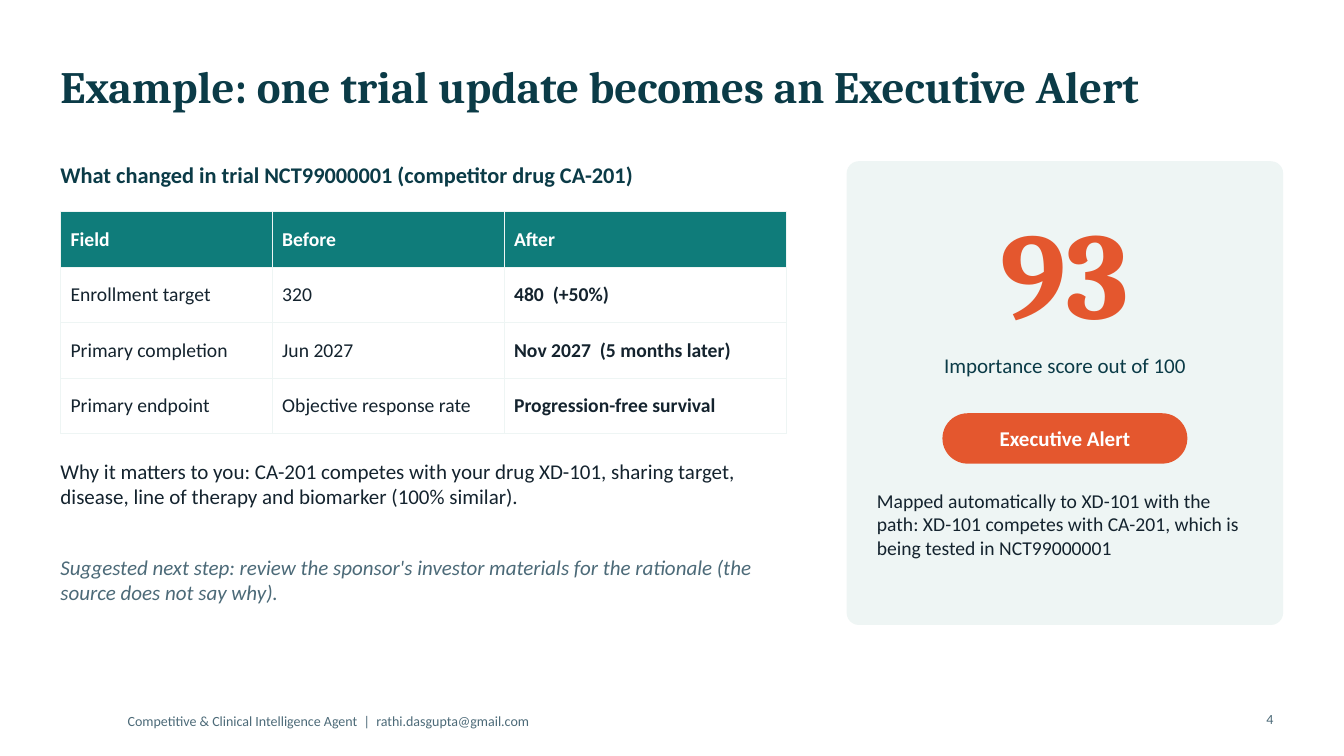
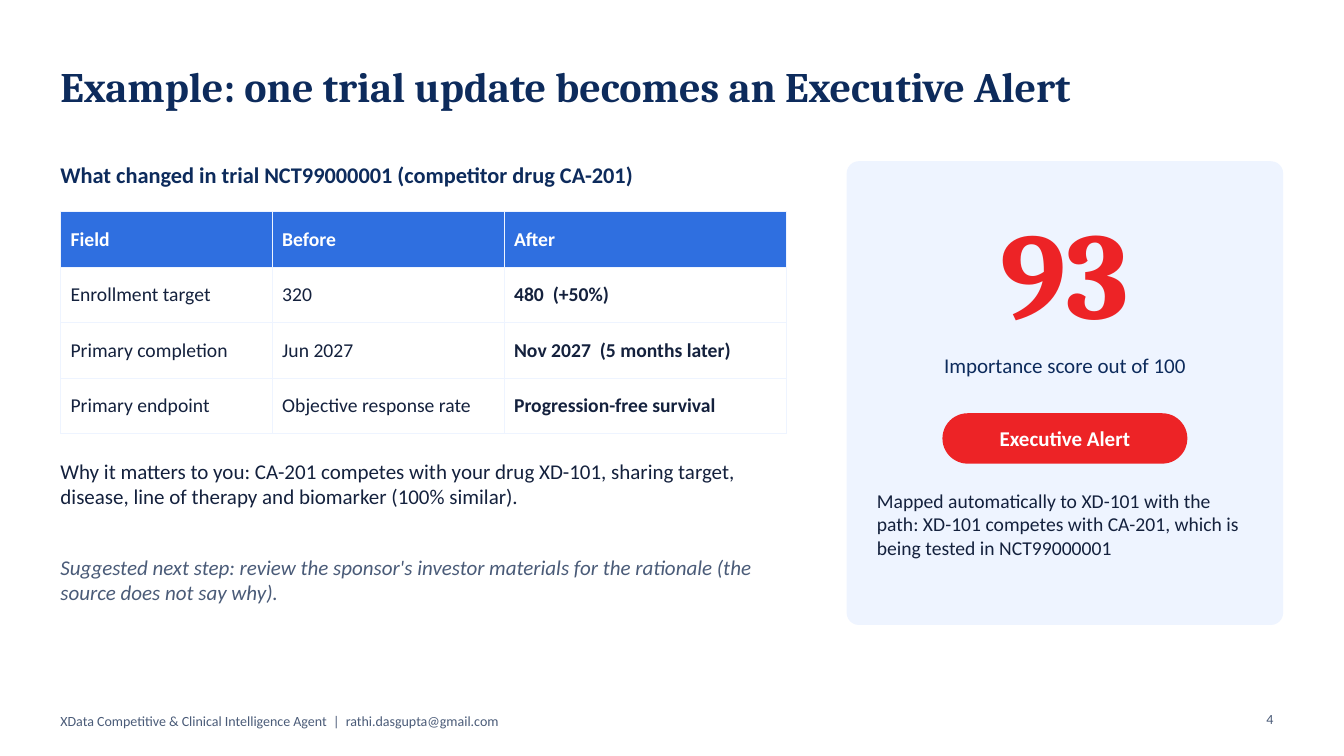
Before and after one commit to rathixdata/XData-Competitive-Clinical-Intelligence-Agent, a slide deck: slide 4 of docs/XData_CI_Agent_Overview.pptx. Drawn at 1344x756 pixels with LibreOffice and Linux fonts; fonts in the diff are those of the drawing; background and template pictures are left out. Boxes give left, top, right and bottom in pixels: in the first picture for what was removed or moved away, otherwise in the second. Text is boxed around its words. In the diff, an @@ line names an element or a change of style, - is before the commit and + after.

```diff
--- a/docs/XData_CI_Agent_Overview.pptx
+++ b/docs/XData_CI_Agent_Overview.pptx
@@ title "Example: one trial update becomes ..." at (60, 72, 1070, 111): size 32 to 30 pt, text colour #0B3B47 to #0D2B5C @@
@@ text "What changed in trial NCT99000001 ..." at (60, 166, 633, 187): text colour #0B3B47 to #0D2B5C @@
@@ rounded rectangle at (847, 161, 1284, 625): fill #EEF5F4 to #EEF4FF @@
@@ text "93" at (1001, 235, 1129, 320): text colour #E4572E to #ED2326 @@
@@ table at (60, 212, 786, 420) @@
@@ fill #0F7C7A to #2F6FE0 in row 1 @@
@@ text colour #14232E to #14213D in "Enrollment target", "320", "480 (+50%)", "Primary completion" and 5 more places @@
@@ borders changed @@
@@ text "Importance score out of 100" at (944, 358, 1186, 377): text colour #0B3B47 to #0D2B5C @@
@@ rounded rectangle at (943, 413, 1188, 464): fill #E4572E to #ED2326 @@
@@ text "Why it matters to you: ..." at (60, 464, 734, 508): text colour #14232E to #14213D @@
@@ text "Mapped automatically to XD-101 with ..." at (877, 494, 1238, 559): text colour #14232E to #14213D @@
@@ text "Suggested next step: review the ..." at (60, 560, 751, 604): text colour #4C6A78 to #4A5B78 @@
@@ text at (60, 716, 499, 729): text changed; text colour #4C6A78 to #4A5B78 @@
-Competitive & Clinical Intelligence Agent | rathi.dasgupta@gmail.com
+XData Competitive & Clinical Intelligence Agent | rathi.dasgupta@gmail.com
```
Also in this commit, not shown: 7 other slides changed, 3 other files.
